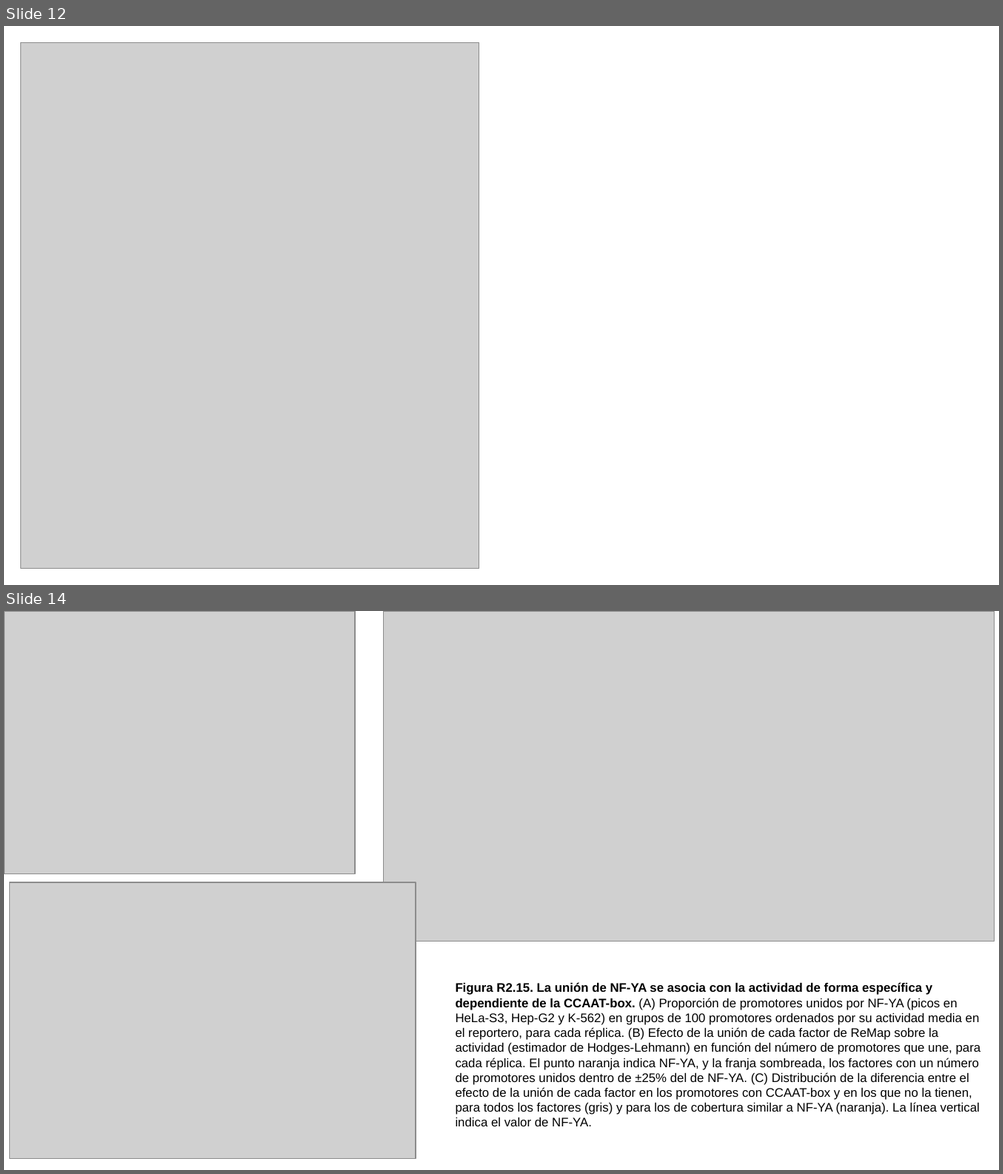
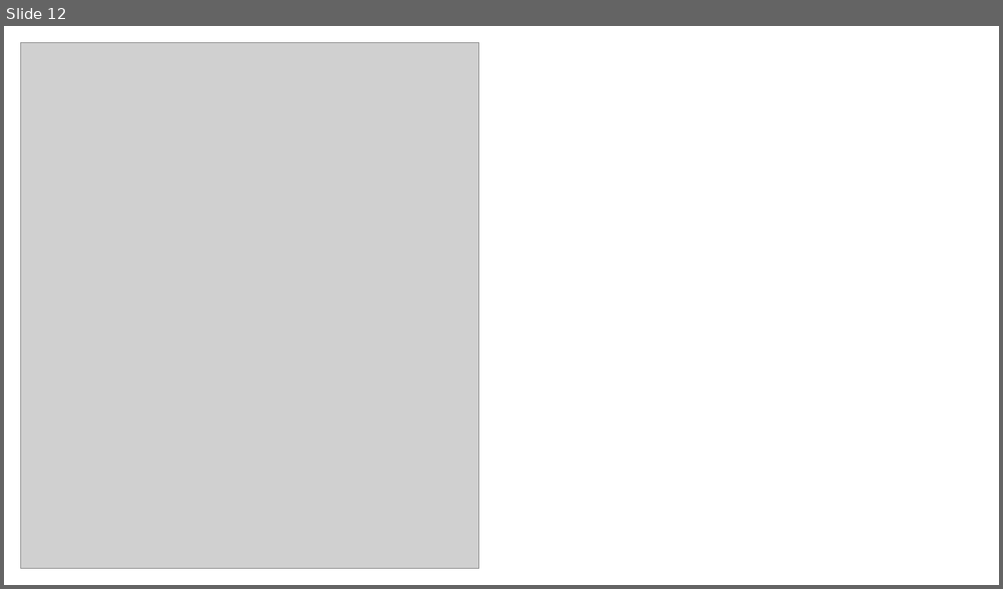
Before and after one commit to martin-iungman/TesisDoc, a slide deck: docs/Fig R2.pptx. Shown one above the other, each under a label of ours: slides 12 and 14 before the commit, slide 12 after it; the slides between them are not shown. The pictures are 1003x1174 and 1003x589 pixels, drawn with LibreOffice and Linux fonts; fonts in the diff are those of the drawing; grey boxes stand for pictures. Boxes give left, top, right and bottom in pixels: in the first picture for what was removed or moved away, otherwise in the second. Text is boxed around its words. In the diff, an @@ line names an element or a change of style, - is before the commit and + after.

```diff
--- a/docs/Fig R2.pptx
+++ b/docs/Fig R2.pptx
@@ slide 14 removed at (4, 611, 999, 1170), background #FFFFFF @@
@@ picture removed at (4, 611, 355, 874) @@
@@ picture removed at (383, 611, 993, 941) @@
@@ picture removed at (10, 883, 415, 1159) @@
@@ text removed at (455, 982, 981, 1127) @@
-Figura R2.15. La unión de NF-YA se asocia con la actividad de forma específica y dependiente de la CCAAT-box. (A) Proporción de promotores unidos por NF-YA (picos en HeLa-S3, Hep-G2 y K-562) en grupos de 100 promotores ordenados por su actividad media en el reportero, para cada réplica. (B) Efecto de la unión de cada factor de ReMap sobre la actividad (estimador de Hodges-Lehmann) en función del número de promotores que une, para cada réplica. El punto naranja indica NF-YA, y la franja sombreada, los factores con un número de promotores unidos dentro de ±25% del de NF-YA. (C) Distribución de la diferencia entre el efecto de la unión de cada factor en los promotores con CCAAT-box y en los que no la tienen, para todos los factores (gris) y para los de cobertura similar a NF-YA (naranja). La línea vertical indica el valor de NF-YA.
```
Also in this commit, not shown: 2 slides added, 1 other slide removed, 1 other file.
